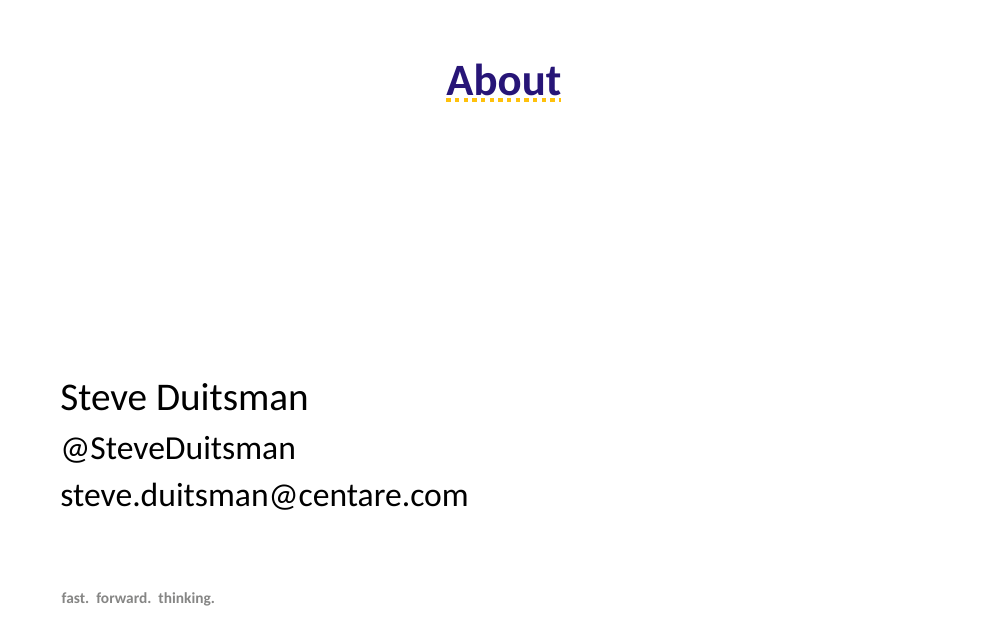
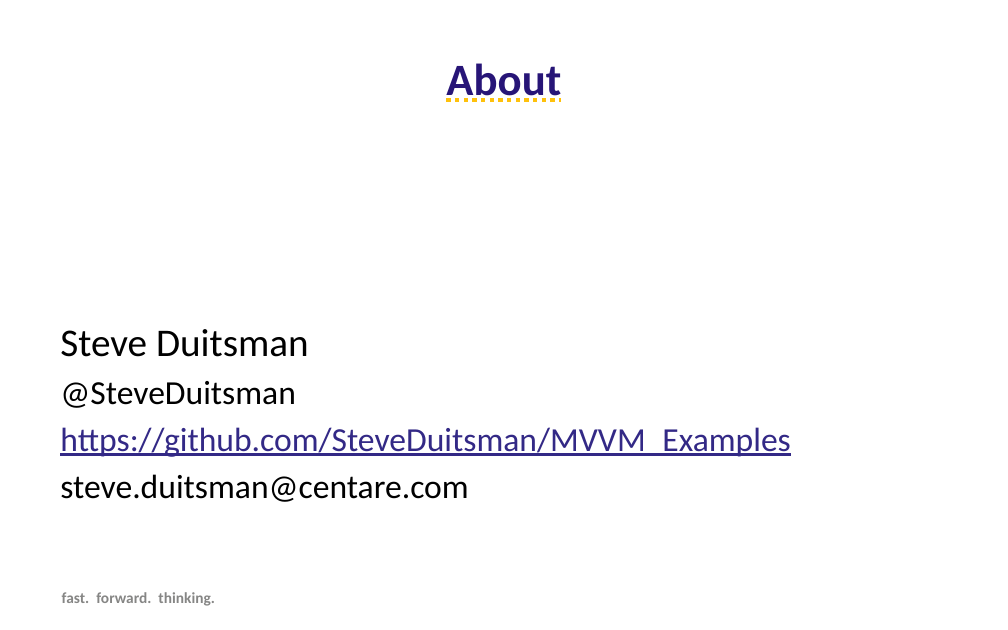
Before and after one commit to SteveDuitsman/MVVM_Examples, a slide deck: slide 2 of Forward Thinking KnockoutJS.pptx. Drawn at 1008x630 pixels with LibreOffice and Linux fonts; fonts in the diff are those of the drawing; background and template pictures are left out. Boxes give left, top, right and bottom in pixels: in the first picture for what was removed or moved away, otherwise in the second. Text is boxed around its words. In the diff, an @@ line names an element or a change of style, - is before the commit and + after.

Commit message:
Update ppt
add github link

```diff
--- a/Forward Thinking KnockoutJS.pptx
+++ b/Forward Thinking KnockoutJS.pptx
@@ text at <box>60,427,790,457</box>: paragraph added @@
+https://github.com/SteveDuitsman/MVVM_Examples
```
